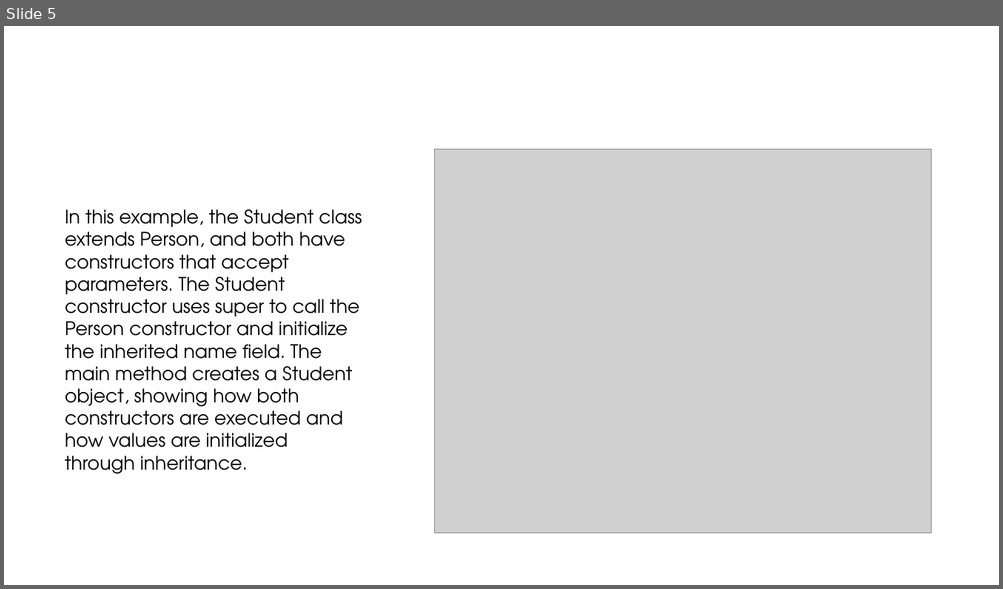
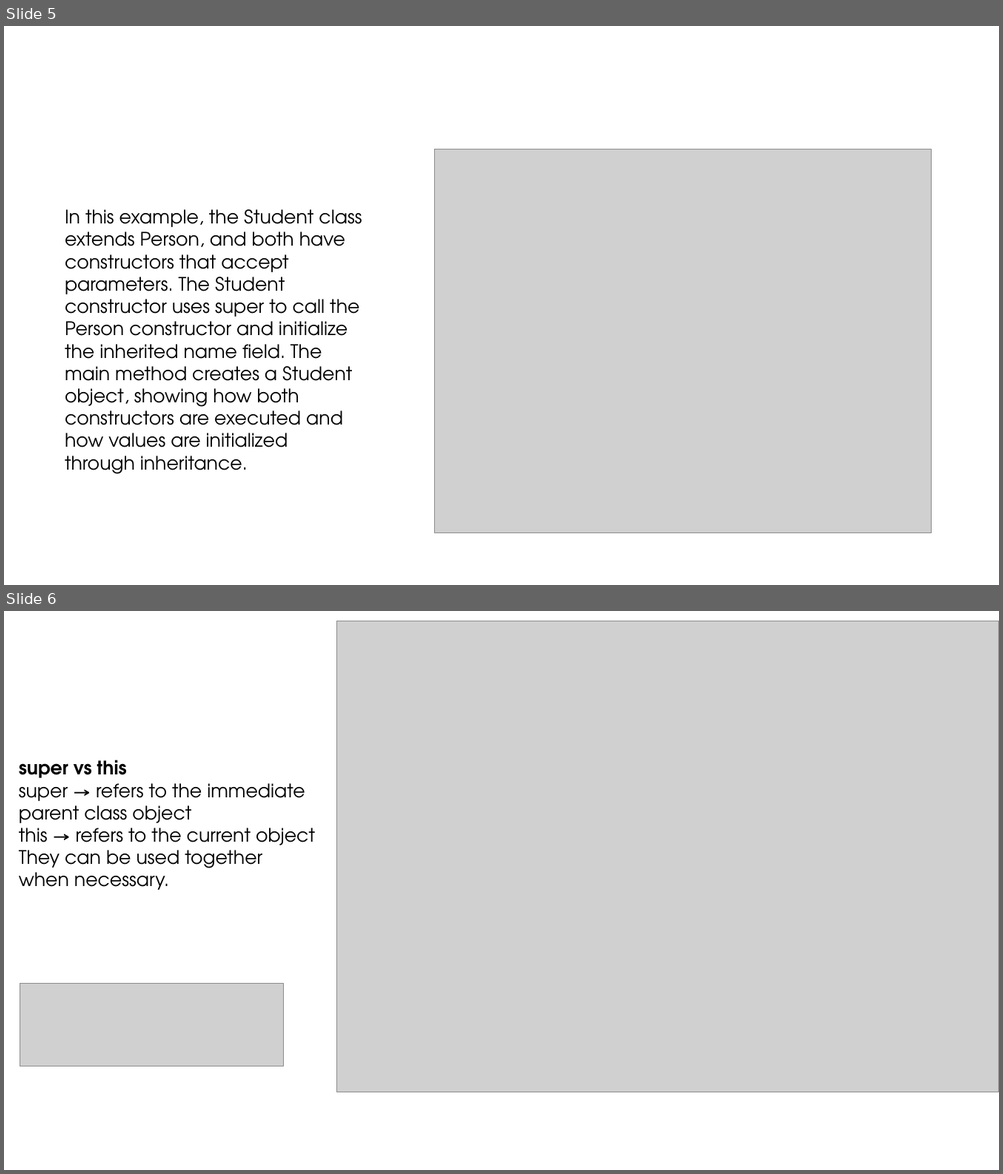
Before and after one commit to ashrafulparan2/Resources, a slide deck: CSE281/Lecture 7.pptx. Shown one above the other, each under a label of ours: slide 5 before the commit, slides 5 and 6 after it. The pictures are 1003x589 and 1003x1174 pixels, drawn with LibreOffice and Linux fonts; fonts in the diff are those of the drawing; grey boxes stand for pictures; background and template pictures are left out. Boxes give left, top, right and bottom in pixels: in the first picture for what was removed or moved away, otherwise in the second. Text is boxed around its words. In the diff, an @@ line names an element or a change of style, - is before the commit and + after.

Commit message:
up

```diff
--- a/CSE281/Lecture 7.pptx
+++ b/CSE281/Lecture 7.pptx
@@ slide 6 added at <box>4,611,999,1170</box>, background #FFFFFF @@
@@ picture added at <box>337,621,999,1093</box> @@
@@ text added at <box>19,760,315,890</box>, 18 pt, text #000000 @@
+super vs this
+super → refers to the immediate parent class object
+this → refers to the current object
+They can be used together when necessary.
@@ picture added at <box>20,983,283,1066</box> @@
```
Also in this commit, not shown: 3 other slides added.
